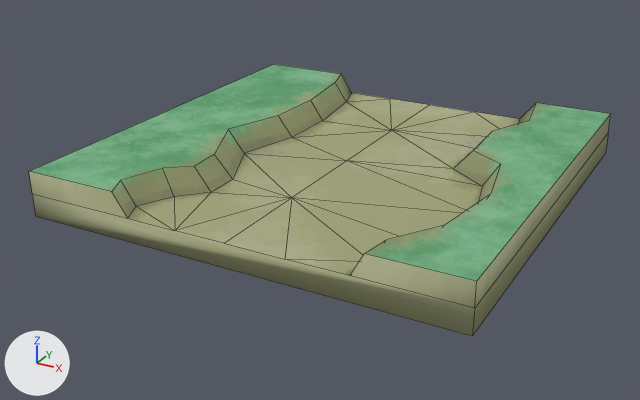
One commit to the Blender file game/Core/Art/trail_path.blend: the scene before it, then after it.
The view is the same before and after, from a 50 mm camera at (17.8, -34.9, 15.3) aimed at (-0.7, -1.2, -1.5). The axes (+X, +Y, +Z) are drawn at lower left. The lights are the same throughout. Mesh edges are drawn as thin lines.

Script lines for the objects in view, before the commit:
```python
me_cube = bpy.data.meshes.new('Cube')
me_cube.from_pydata(...)  # 61 vertices, 59 faces; spans x -10.0..10.0, y -10.0..10.0, z -0.9..1.2
me_cube.materials.append(mat_trail_path_material)  # picture img_trail_path_tex_png
ob_trail_path = bpy.data.objects.new('trail_path', me_cube)
ob_trail_path.location = (0.0, 0.0, 0.0)
```
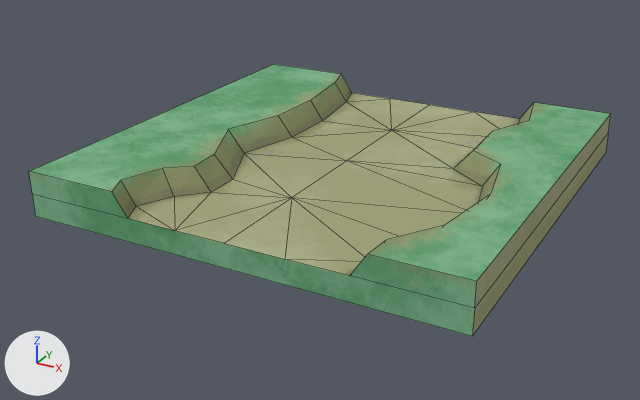
Boxes (x1, y1, x2, y2) around the edits, measured in the pictures (640 x 400 px):
'trail_path', shading changed, surface changed (yellow to green): (29, 79, 607, 336) in both
part 1 of me_cube, shading changed: (112, 74, 611, 336) in both
part 2 of me_cube, surface changed (yellow to green): (29, 172, 475, 336) in both

The change in detail:
me_cube has 61 vertices, 59 faces and spans x -10.0..10.0, y -10.0..10.0, z -0.9..1.2.
me_cube is used by ob_trail_path; location (0.0, 0.0, 0.0).
me_cube part 1: all faces are now shaded flat (28 of 59 changed).
me_cube part 2: texture (UV) coordinates of 6 of 59 faces, centred in x -7.5..7.9, y -10.0..10.0, z -0.1..0.7, changed; they spanned u 0.38..0.66, v 0.25..1.0 and now span u 0.0..0.21, v 0.0..1.0.
